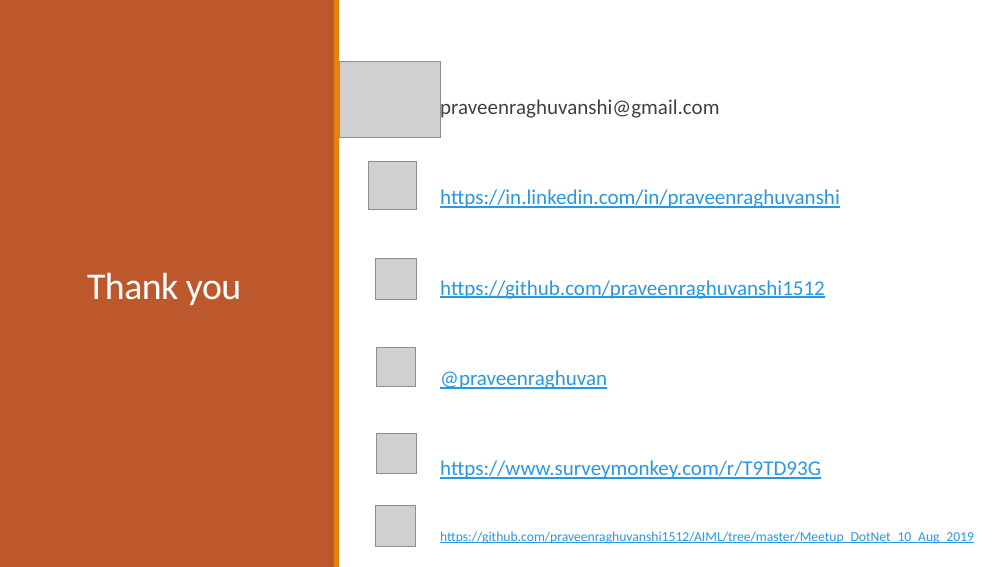
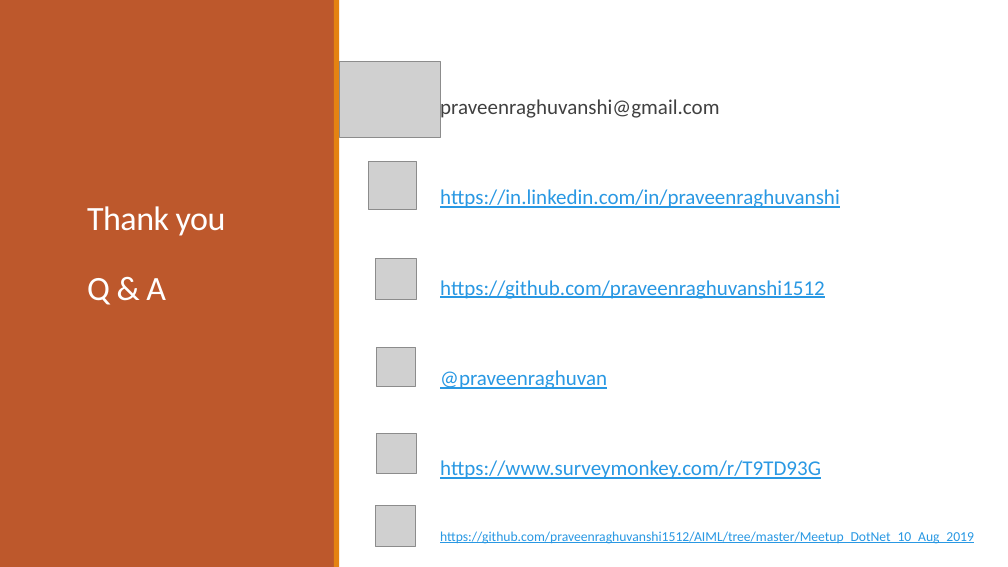
Before and after one commit to praveenraghuvanshi1512/AIML, a slide deck: slide 23 of Meetup_DotNet_10_Aug_2019/ML_Net_Praveen_Raghuvanshi_10_Aug_2019.pptx. Drawn at 1008x567 pixels with LibreOffice and Linux fonts; fonts in the diff are those of the drawing; grey boxes stand for pictures. Boxes give left, top, right and bottom in pixels: in the first picture for what was removed or moved away, otherwise in the second. Text is boxed around its words. In the diff, an @@ line names an element or a change of style, - is before the commit and + after.

```diff
--- a/Meetup_DotNet_10_Aug_2019/ML_Net_Praveen_Raghuvanshi_10_Aug_2019.pptx
+++ b/Meetup_DotNet_10_Aug_2019/ML_Net_Praveen_Raghuvanshi_10_Aug_2019.pptx
@@ title at [87,206,226,305]: text changed; size 36 to 32.4 pt @@
-Thank you
+Thank you
+Q & A
```
Also in this commit, not shown: 3 other slides changed, 2 other files.
